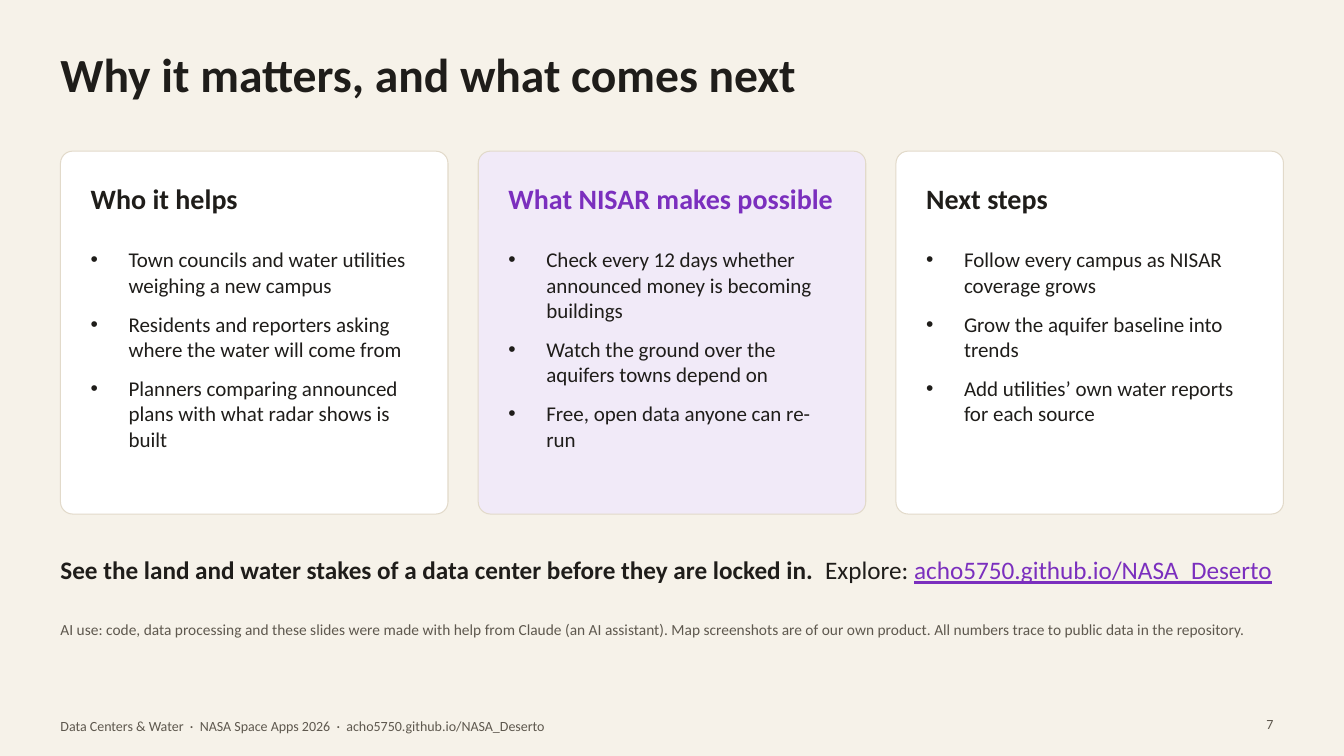
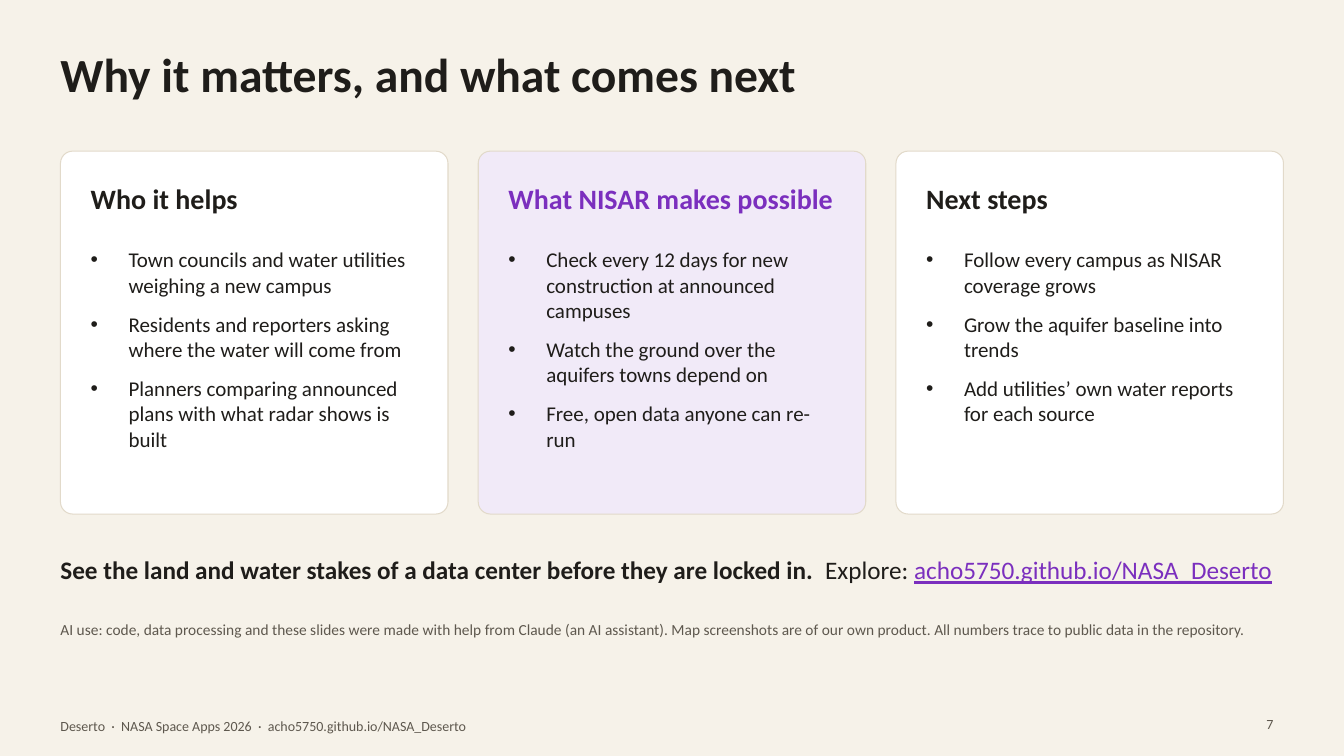
Before and after one commit to acho5750/NASA_Deserto, a slide deck: slide 7 of docs/deck/Data_Centers_and_Water_deck.pptx. Drawn at 1344x756 pixels with LibreOffice and Linux fonts; fonts in the diff are those of the drawing. Boxes give left, top, right and bottom in pixels: in the first picture for what was removed or moved away, otherwise in the second. Text is boxed around its words. In the diff, an @@ line names an element or a change of style, - is before the commit and + after.

```diff
--- a/docs/deck/Data_Centers_and_Water_deck.pptx
+++ b/docs/deck/Data_Centers_and_Water_deck.pptx
@@ text at <box>546,252,788,322</box>: text changed @@
-• Check every 12 days whether announced money is becoming buildings
+• Check every 12 days for new construction at announced campuses
@@ text at <box>60,721,466,734</box>: text changed @@
-Data Centers & Water · NASA Space Apps 2026 · acho5750.github.io/NASA_Deserto
+Deserto · NASA Space Apps 2026 · acho5750.github.io/NASA_Deserto
```
Also in this commit, not shown: 6 other slides changed, 2 other files.
